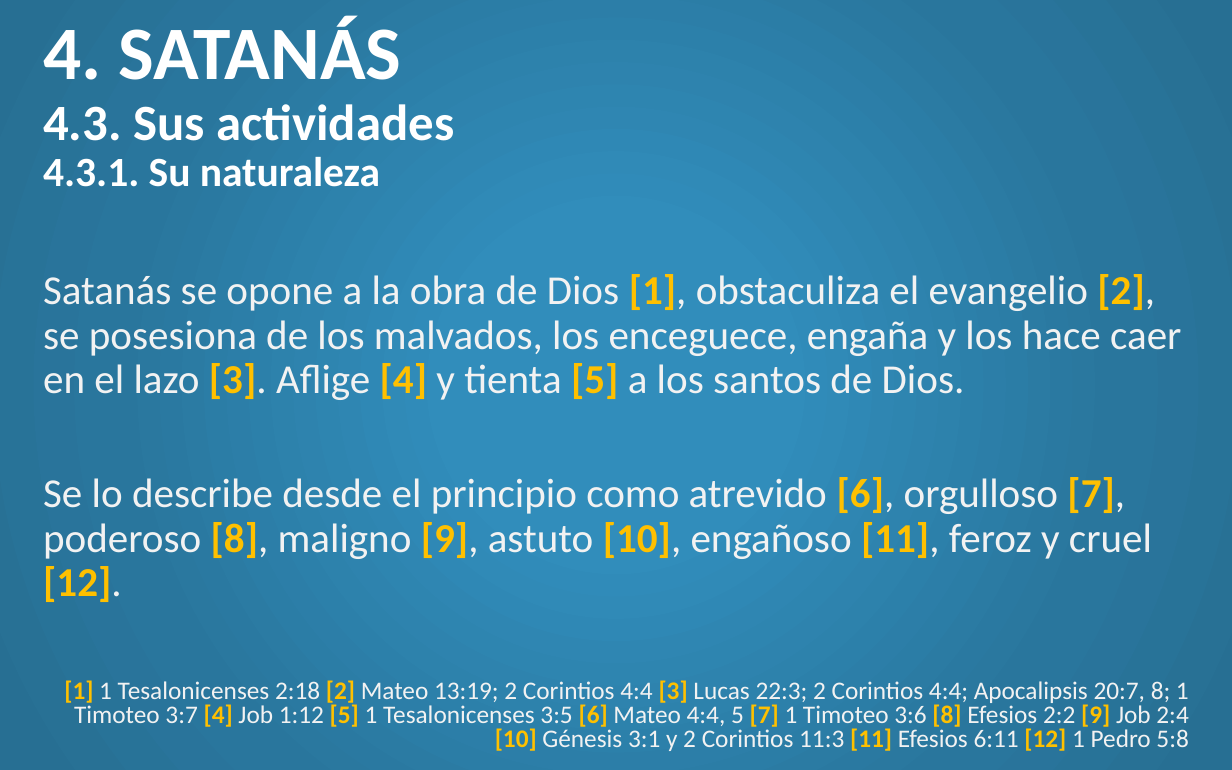
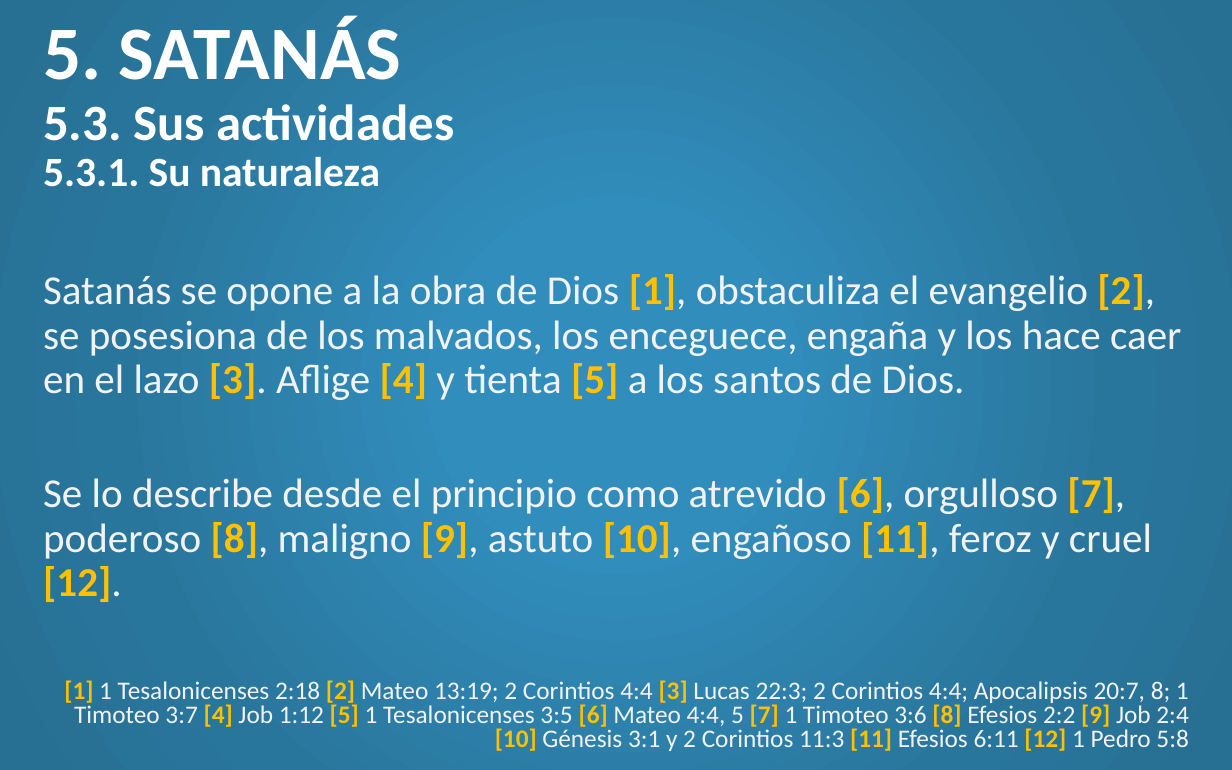
Before and after one commit to CreyTuning/documents, a slide deck: slide 34 of slideshow/Teologia Sistematica y Biblica - Myer Pearlman/Clases/5. Angeles.pptx. Drawn at 1232x770 pixels with LibreOffice and Linux fonts; fonts in the diff are those of the drawing. Boxes give left, top, right and bottom in pixels: in the first picture for what was removed or moved away, otherwise in the second. Text is boxed around its words. In the diff, an @@ line names an element or a change of style, - is before the commit and + after.

```diff
--- a/slideshow/Teologia Sistematica y Biblica - Myer Pearlman/Clases/5. Angeles.pptx
+++ b/slideshow/Teologia Sistematica y Biblica - Myer Pearlman/Clases/5. Angeles.pptx
@@ title at bbox=[43, 17, 454, 187]: text changed @@
-4. SATANÁS
-4.3. Sus actividades
-4.3.1. Su naturaleza
+5. SATANÁS
+5.3. Sus actividades
+5.3.1. Su naturaleza
```
Also in this commit, not shown: 12 other slides changed, 3 slides added, 4 other files.
